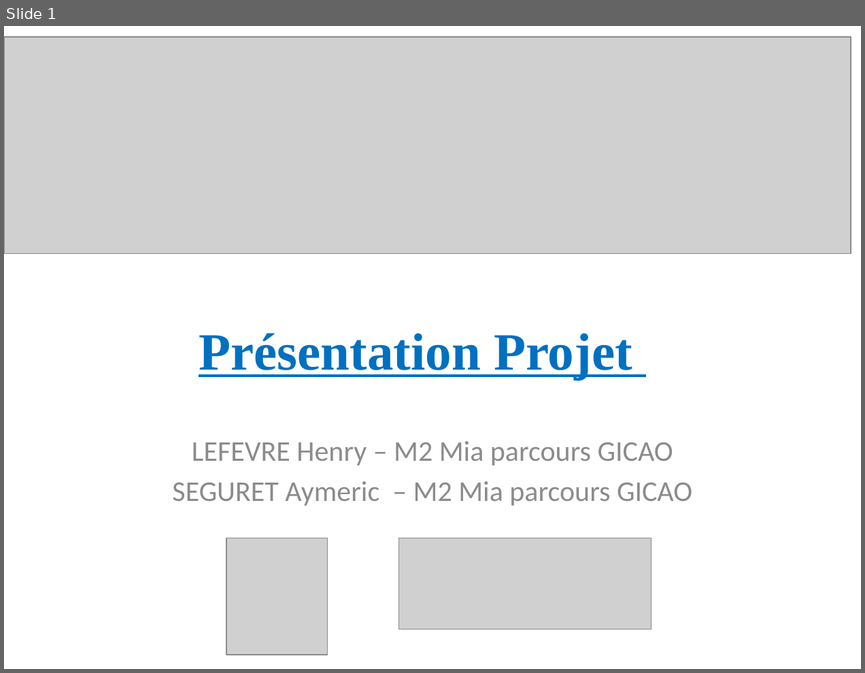
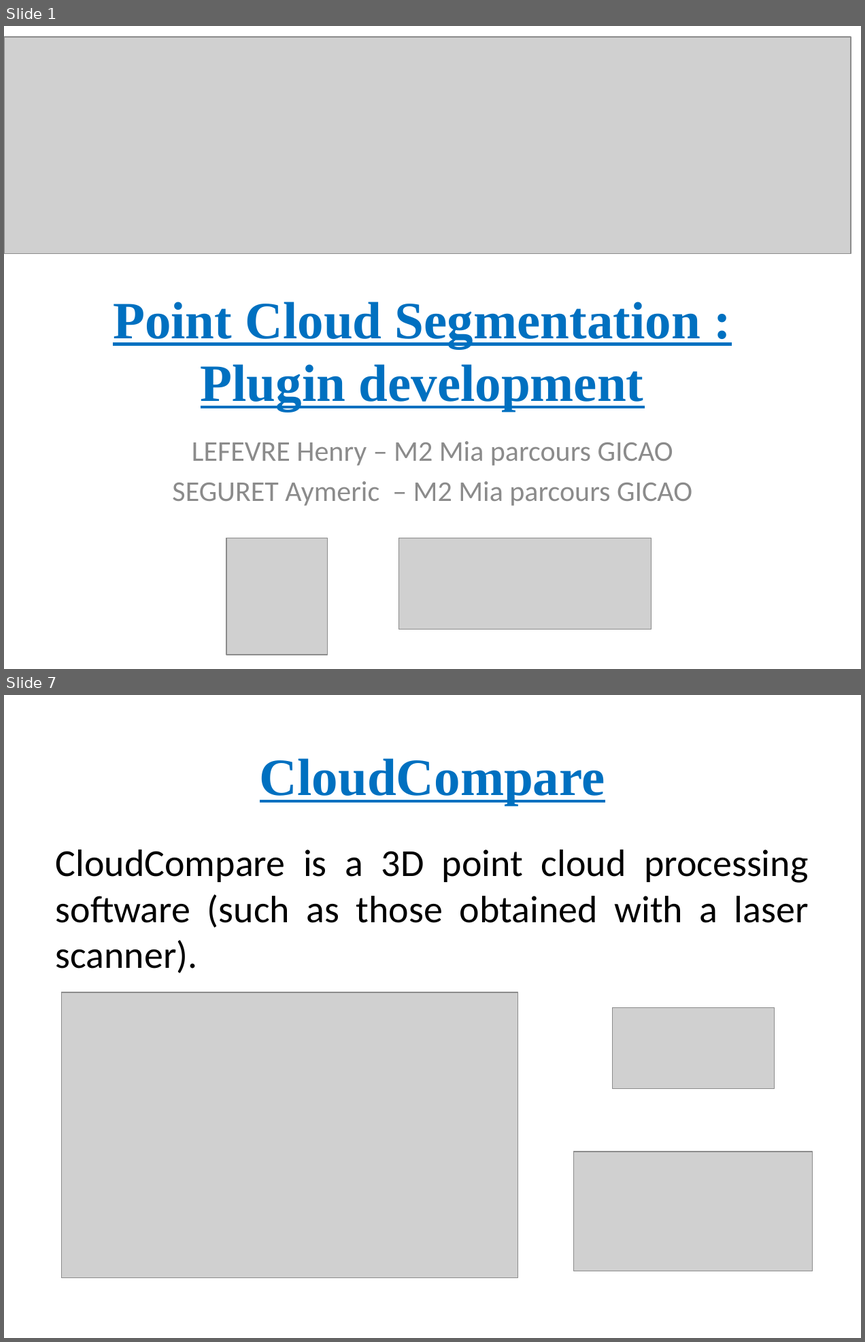
Before and after one commit to Mric26/M2-S1, a slide deck: Projet/Presentation.pptx. Shown one above the other, each under a label of ours: slide 1 before the commit, slides 1 and 7 after it; the slides between them are not shown. The pictures are 865x673 and 865x1342 pixels, drawn with LibreOffice and Linux fonts; fonts in the diff are those of the drawing; grey boxes stand for pictures. Boxes give left, top, right and bottom in pixels: in the first picture for what was removed or moved away, otherwise in the second. Text is boxed around its words. In the diff, an @@ line names an element or a change of style, - is before the commit and + after.

Commit message:
projet

```diff
--- a/Projet/Presentation.pptx
+++ b/Projet/Presentation.pptx
@@ slide 7 added at [4,695,861,1338], background #FFFFFF @@
@@ title added at [260,758,604,805], 44 pt, text #0070C0, bold, underline @@
+CloudCompare
@@ text added at [56,849,808,973], 32 pt, text #000000 @@
+CloudCompare is a 3D point cloud processing software (such as those obtained with a laser scanner).
@@ picture added at [61,992,517,1278] @@
@@ picture added at [613,1008,774,1088] @@
@@ picture added at [574,1151,813,1270] @@
@@ slide 1 changed as well @@
@@ title at [113,301,700,411]: text changed @@
-Présentation Projet
+Point Cloud Segmentation :
+Plugin development
```
Also in this commit, not shown: 11 other slides added, 4 slides removed, 1 other file.
